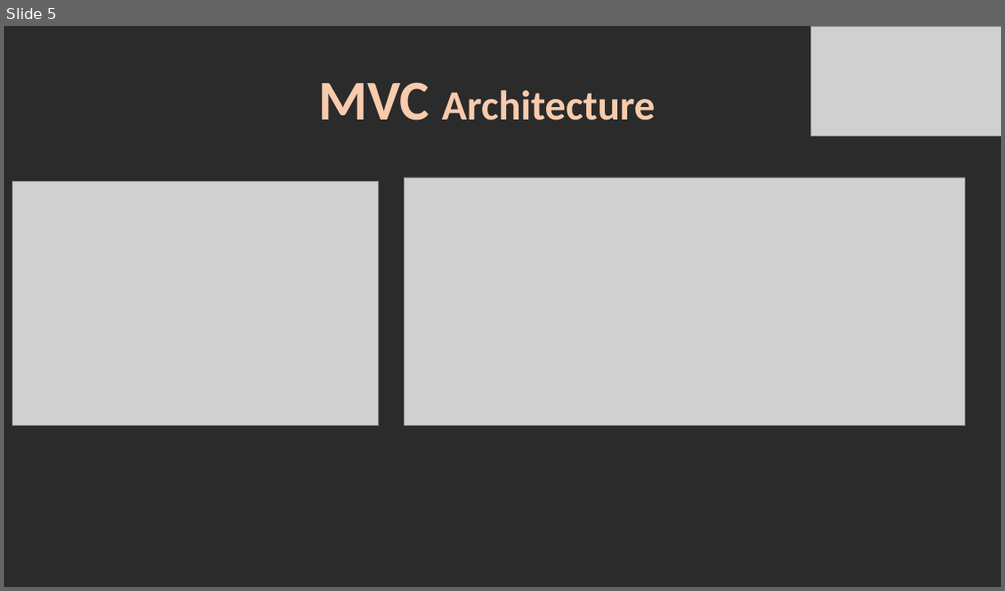
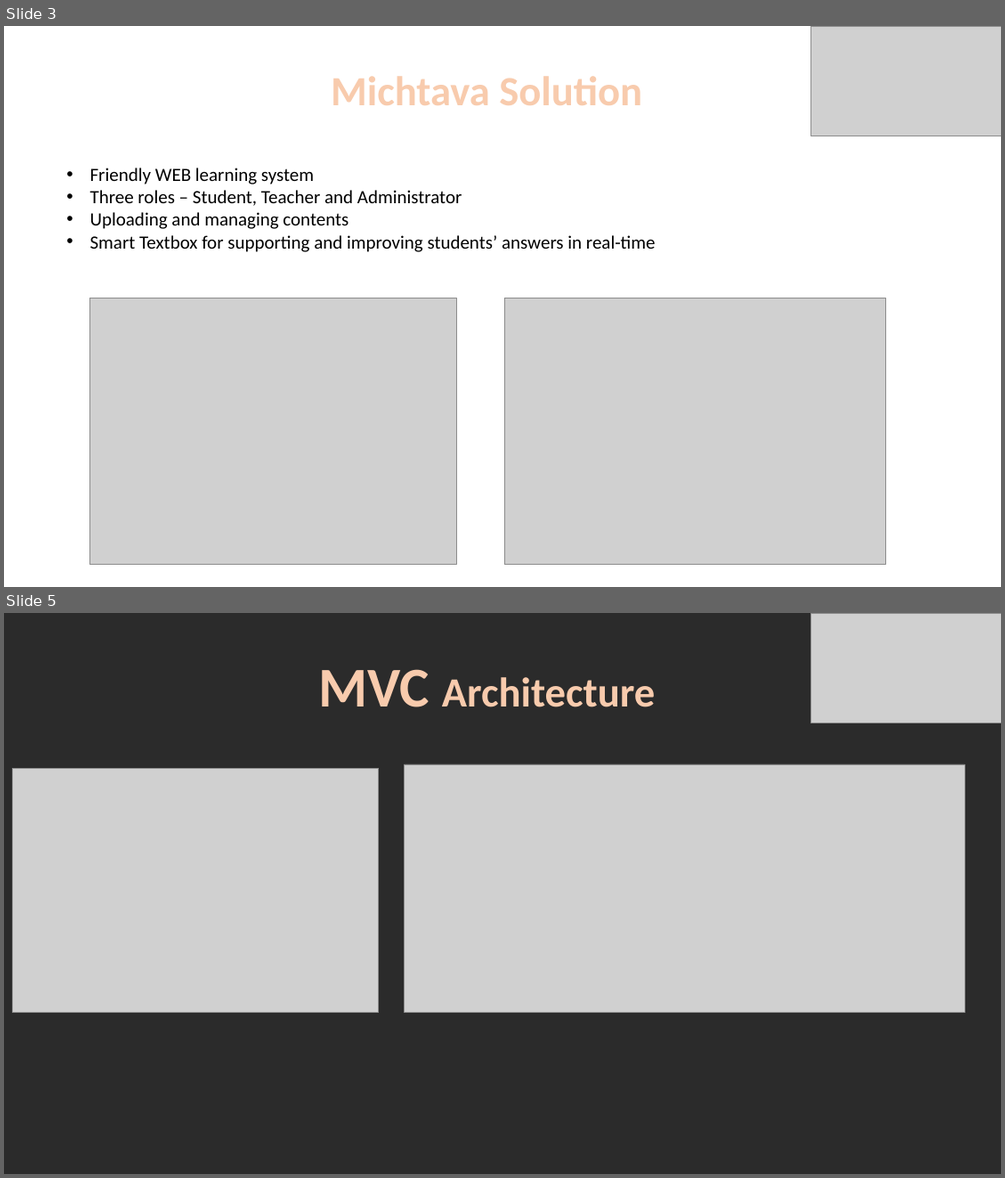
Before and after one commit to roypillar/Michtava, a slide deck: Michtava - Presentation.pptx. Shown one above the other, each under a label of ours: slide 5 before the commit, slides 3 and 5 after it; the slides between them are not shown. The pictures are 1005x591 and 1005x1178 pixels, drawn with LibreOffice and Linux fonts; fonts in the diff are those of the drawing; grey boxes stand for pictures; background and template pictures are left out; a plain dark background stands for a picture behind light text. Boxes give left, top, right and bottom in pixels: in the first picture for what was removed or moved away, otherwise in the second. Text is boxed around its words. In the diff, an @@ line names an element or a change of style, - is before the commit and + after.

Commit message:
Michtava Presentation - Version 2

```diff
--- a/Michtava - Presentation.pptx
+++ b/Michtava - Presentation.pptx
@@ slide 3 added at [4, 26, 1001, 587], background picture (left out) @@
@@ picture added at [811, 26, 1001, 136] @@
@@ text added at [331, 76, 642, 105], 40 pt, text #F8CBAD, bold @@
+Michtava Solution
@@ text added at [90, 168, 655, 252], 18 pt, text #000000 @@
+• Friendly WEB learning system
+• Three roles – Student, Teacher and Administrator
+• Uploading and managing contents
+• Smart Textbox for supporting and improving students’ answers in real-time
@@ picture added at [90, 298, 456, 564] @@
@@ picture added at [504, 298, 886, 564] @@
```
Also in this commit, not shown: 3 slides changed, 1 other slide added, 2 slides removed.
